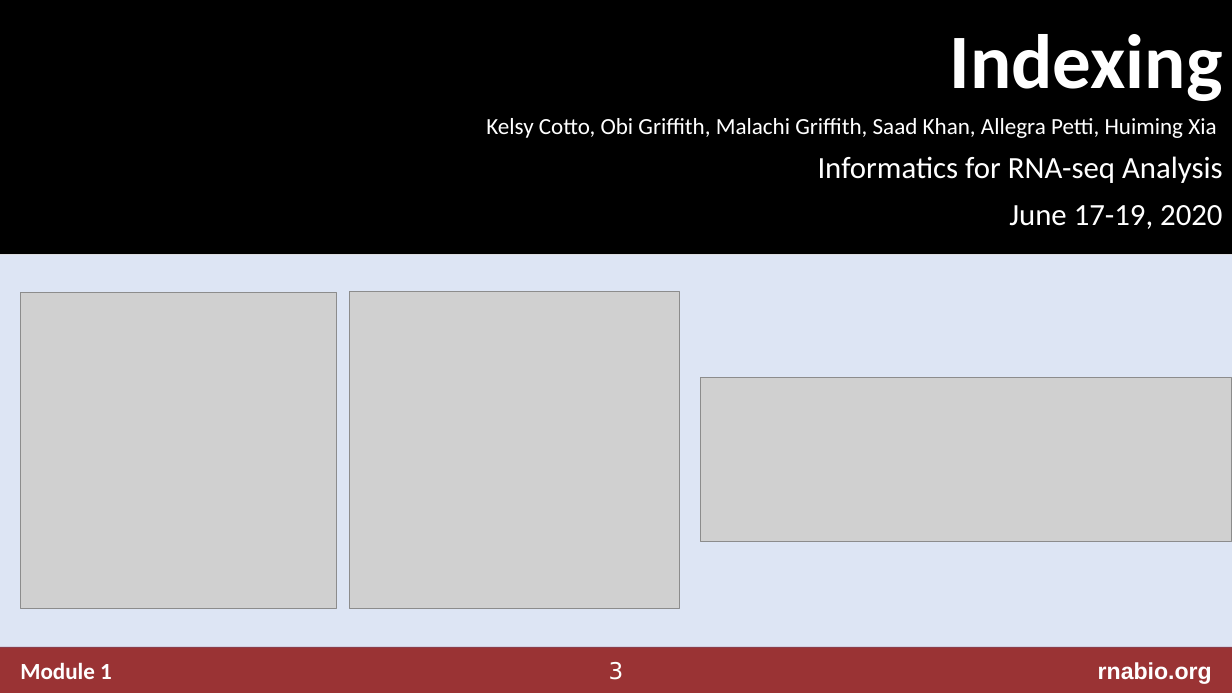
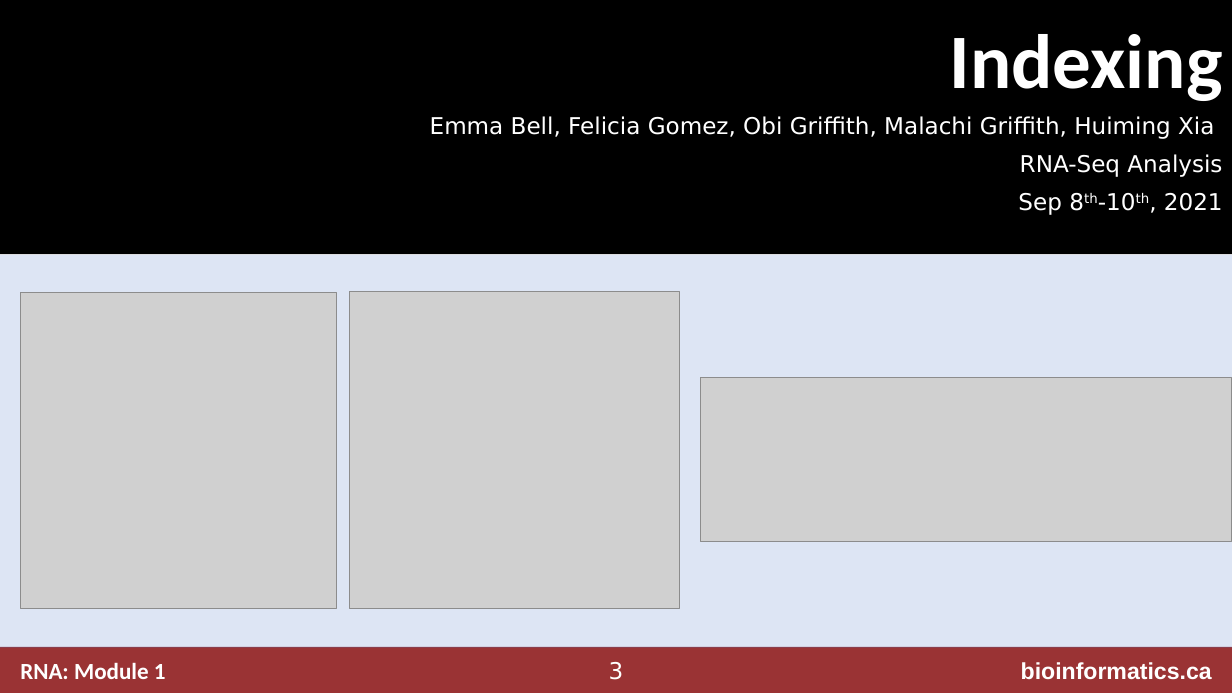
Before and after one commit to griffithlab/rnabio.org, a slide deck: slide 3 of assets/lectures/cbw/2021/mini/RNASeq_MiniLecture_01_02_Indexing.pptx. Drawn at 1232x693 pixels with LibreOffice and Linux fonts; fonts in the diff are those of the drawing; grey boxes stand for pictures; background and template pictures are left out. Boxes give left, top, right and bottom in pixels: in the first picture for what was removed or moved away, otherwise in the second. Text is boxed around its words. In the diff, an @@ line names an element or a change of style, - is before the commit and + after.

```diff
--- a/assets/lectures/cbw/2021/mini/RNASeq_MiniLecture_01_02_Indexing.pptx
+++ b/assets/lectures/cbw/2021/mini/RNASeq_MiniLecture_01_02_Indexing.pptx
@@ subtitle at box(430, 116, 1223, 215): text changed; font Calibri to DejaVu Sans @@
-Kelsy Cotto, Obi Griffith, Malachi Griffith, Saad Khan, Allegra Petti, Huiming Xia
-Informatics for RNA-seq Analysis
-June 17-19, 2020
+Emma Bell, Felicia Gomez, Obi Griffith, Malachi Griffith, Huiming Xia
+RNA-Seq Analysis
+Sep 8th-10th, 2021
@@ text at box(20, 662, 166, 679): text changed @@
-Module 1
+RNA: Module 1
@@ text at box(1021, 662, 1212, 679): text changed @@
-rnabio.org
+bioinformatics.ca
```
Also in this commit, not shown: 8 other slides changed, 29 other files.
